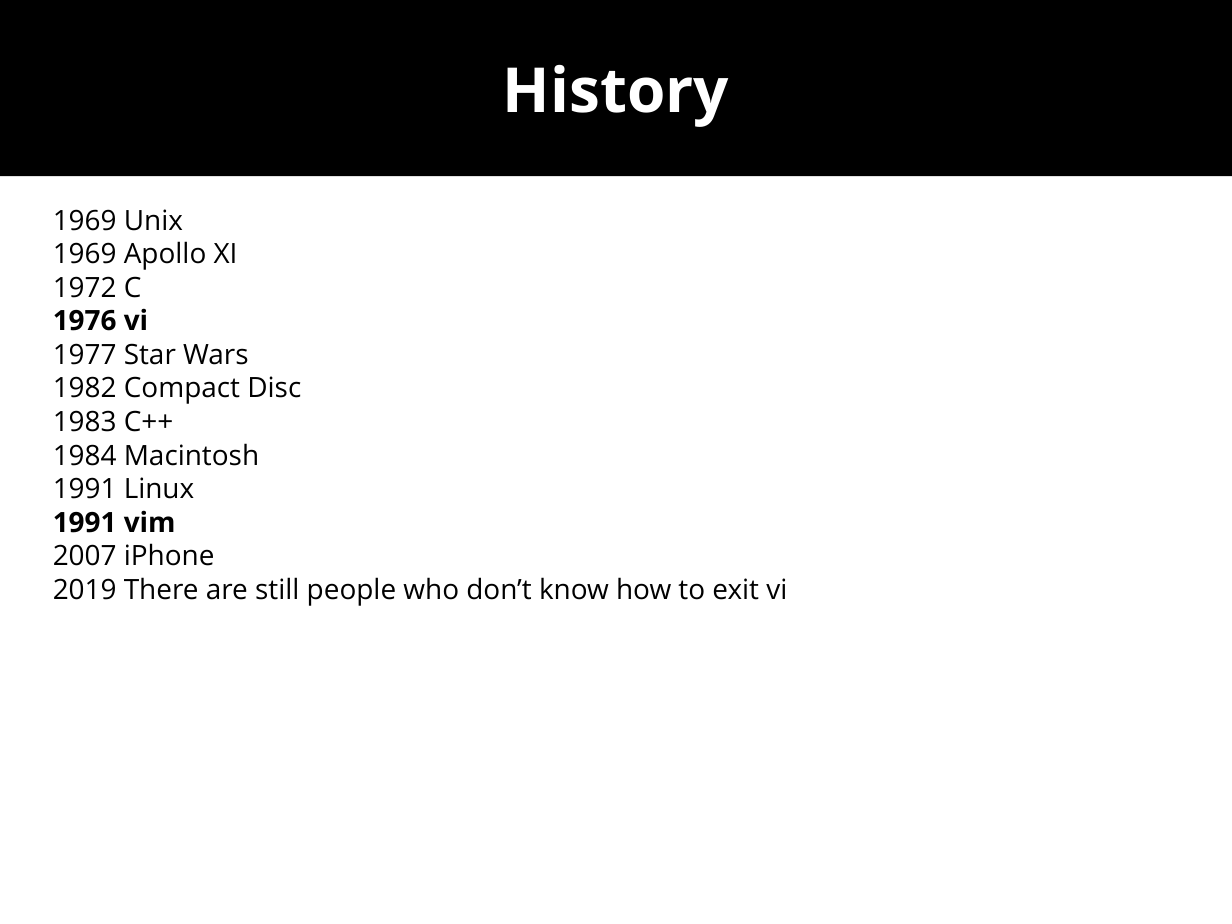
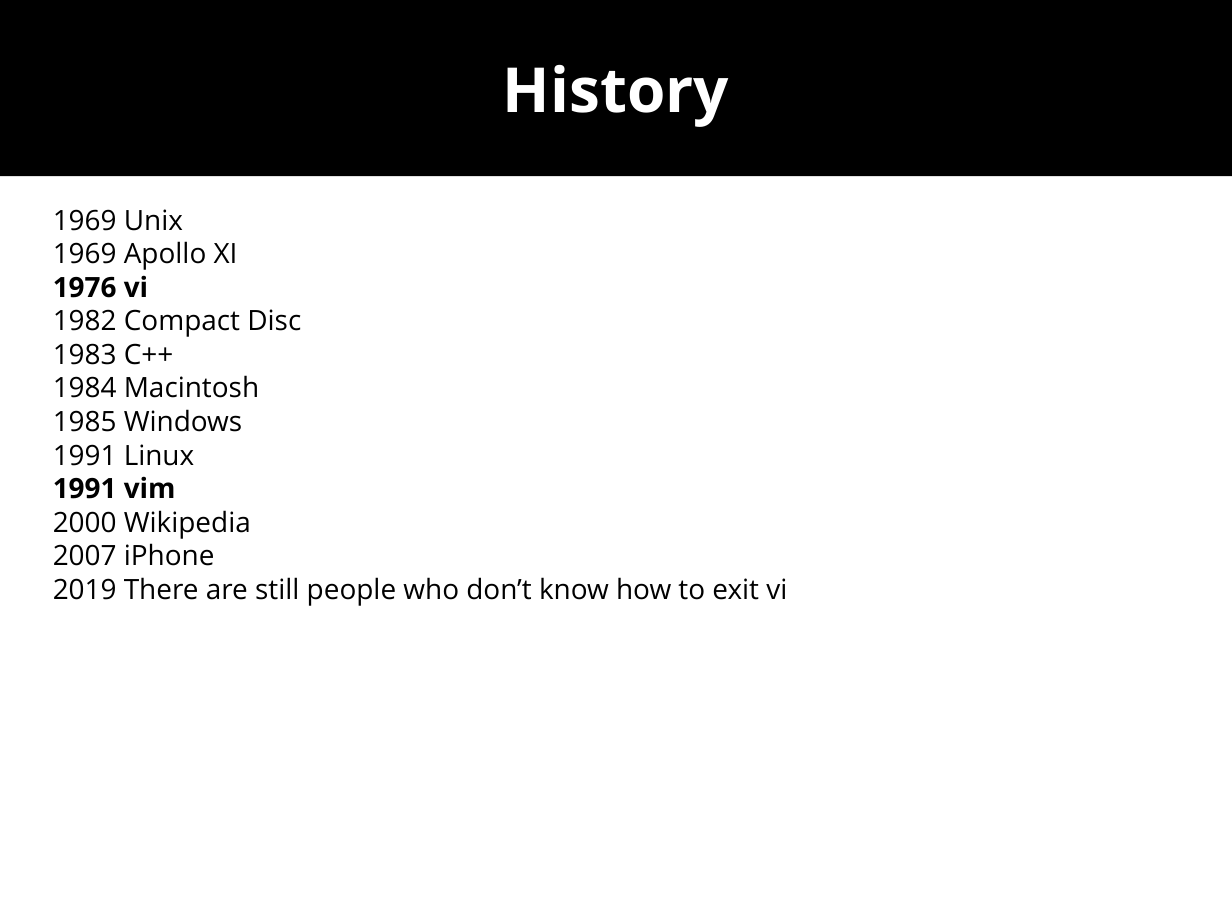
Before and after one commit to wolframroesler/Talks, a slide deck: slide 3 of vi.odp. Drawn at 1232x924 pixels with LibreOffice and Linux fonts; fonts in the diff are those of the drawing. Boxes give left, top, right and bottom in pixels: in the first picture for what was removed or moved away, otherwise in the second. Text is boxed around its words. In the diff, an @@ line names an element or a change of style, - is before the commit and + after.

```diff
--- a/vi.odp
+++ b/vi.odp
@@ text at bbox=[53, 276, 142, 298]: paragraph removed @@
-1972 C
@@ text at bbox=[53, 343, 249, 365]: paragraph removed @@
-1977 Star Wars
@@ text at bbox=[53, 409, 242, 432]: paragraph added @@
+1985 Windows
@@ text at bbox=[53, 510, 251, 539]: paragraph added @@
+2000 Wikipedia
```
Also in this commit, not shown: 2 other slides changed, 8 slides added.
